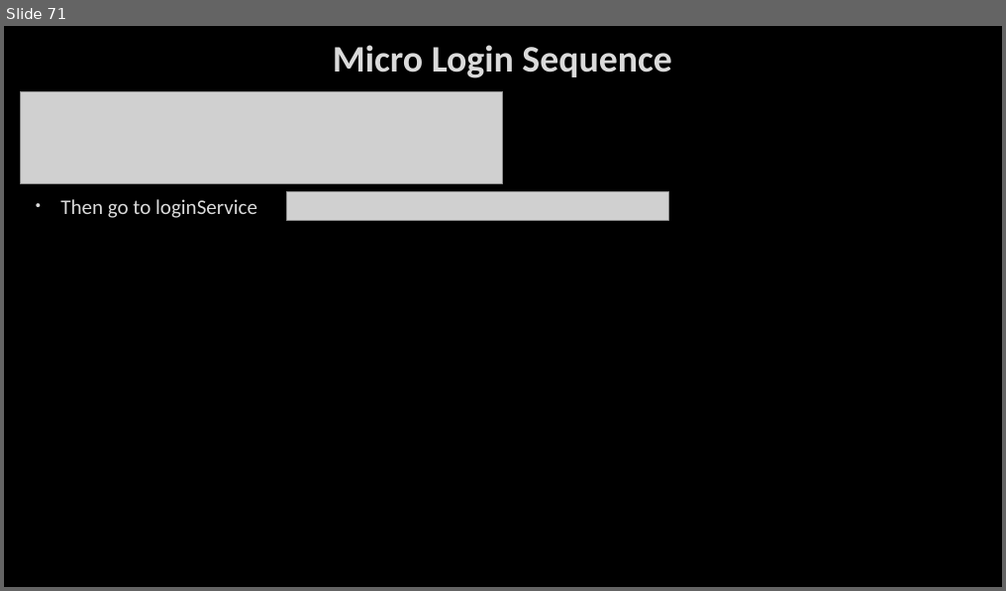
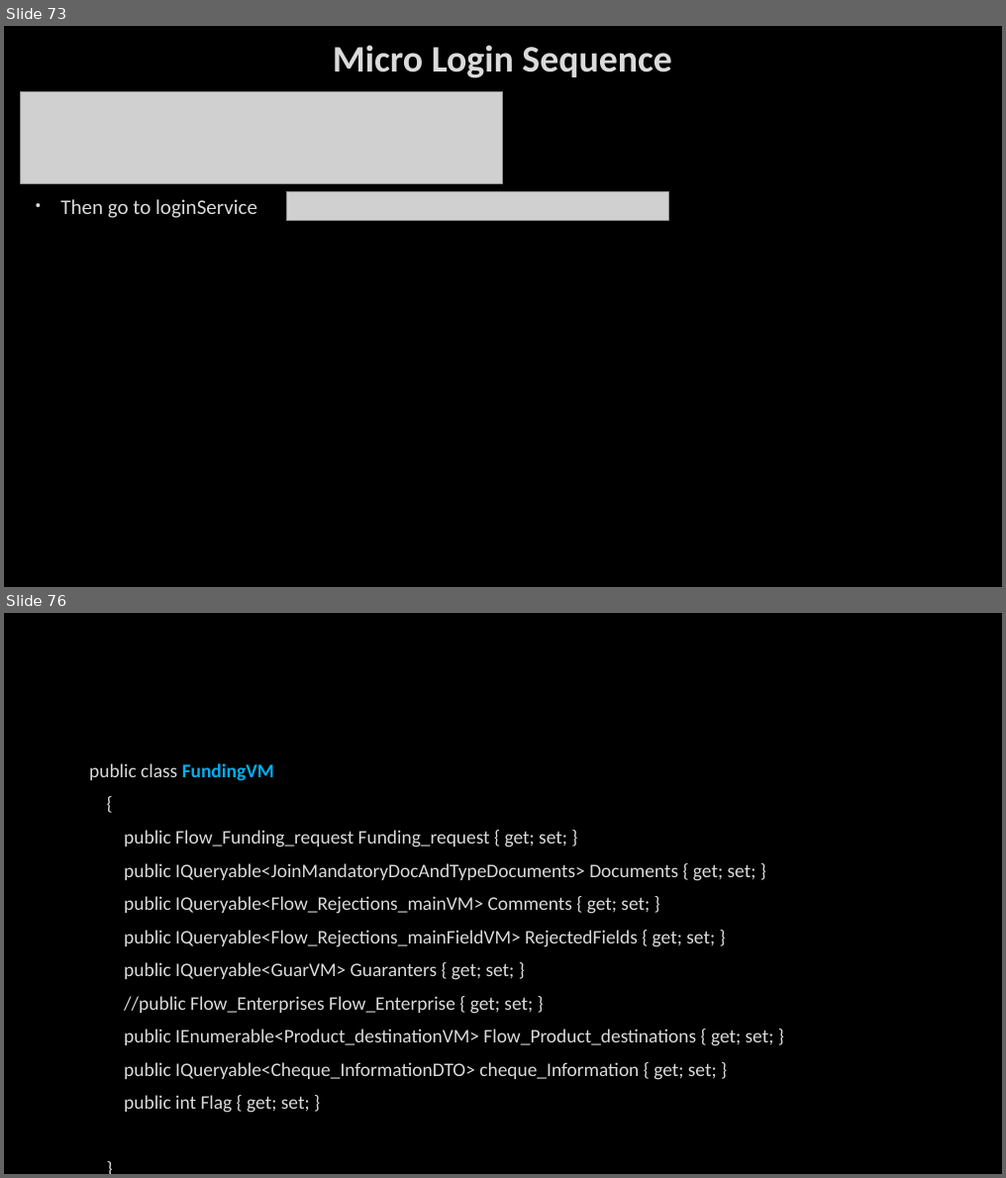
Before and after one commit to AhmedMohamedSamir1/Summary, a slide deck: Dot Net/Business.pptx. Shown one above the other, each under a label of ours: slide 71 before the commit, slides 73 and 76 after it; the slides between them are not shown. The pictures are 1006x591 and 1006x1178 pixels, drawn with LibreOffice and Linux fonts; fonts in the diff are those of the drawing; grey boxes stand for pictures; background and template pictures are left out. Boxes give left, top, right and bottom in pixels: in the first picture for what was removed or moved away, otherwise in the second. Text is boxed around its words. In the diff, an @@ line names an element or a change of style, - is before the commit and + after.

```diff
--- a/Dot Net/Business.pptx
+++ b/Dot Net/Business.pptx
@@ slide 76 added at (4,613,1002,1174), background picture (left out) @@
@@ text added at (89,763,774,1113), 18.5 pt, text #DADADA @@
+public class FundingVM
+{
+public Flow_Funding_request Funding_request { get; set; }
+public IQueryable<JoinMandatoryDocAndTypeDocuments> Documents { get; set; }
+public IQueryable<Flow_Rejections_mainVM> Comments { get; set; }
+public IQueryable<Flow_Rejections_mainFieldVM> RejectedFields { get; set; }
+public IQueryable<GuarVM> Guaranters { get; set; }
+//public Flow_Enterprises Flow_Enterprise { get; set; }
+public IEnumerable<Product_destinationVM> Flow_Product_destinations { get; set; }
+public IQueryable<Cheque_InformationDTO> cheque_Information { get; set; }
+public int Flag { get; set; }
+}
@@ what was slide 71 is now slide 73 @@
```
Also in this commit, not shown: 6 slides changed, 4 other slides added, 4 other files.
